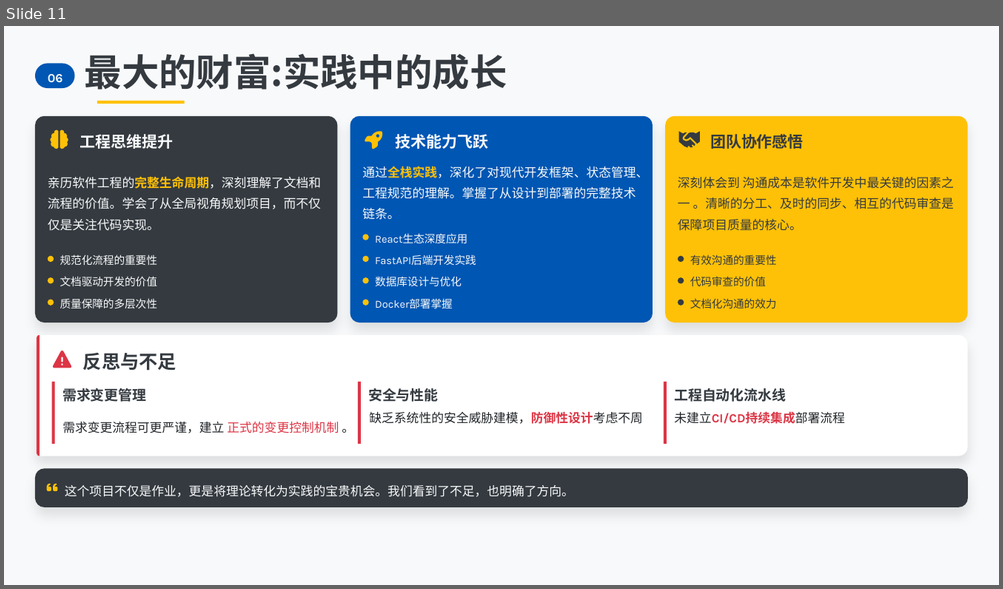
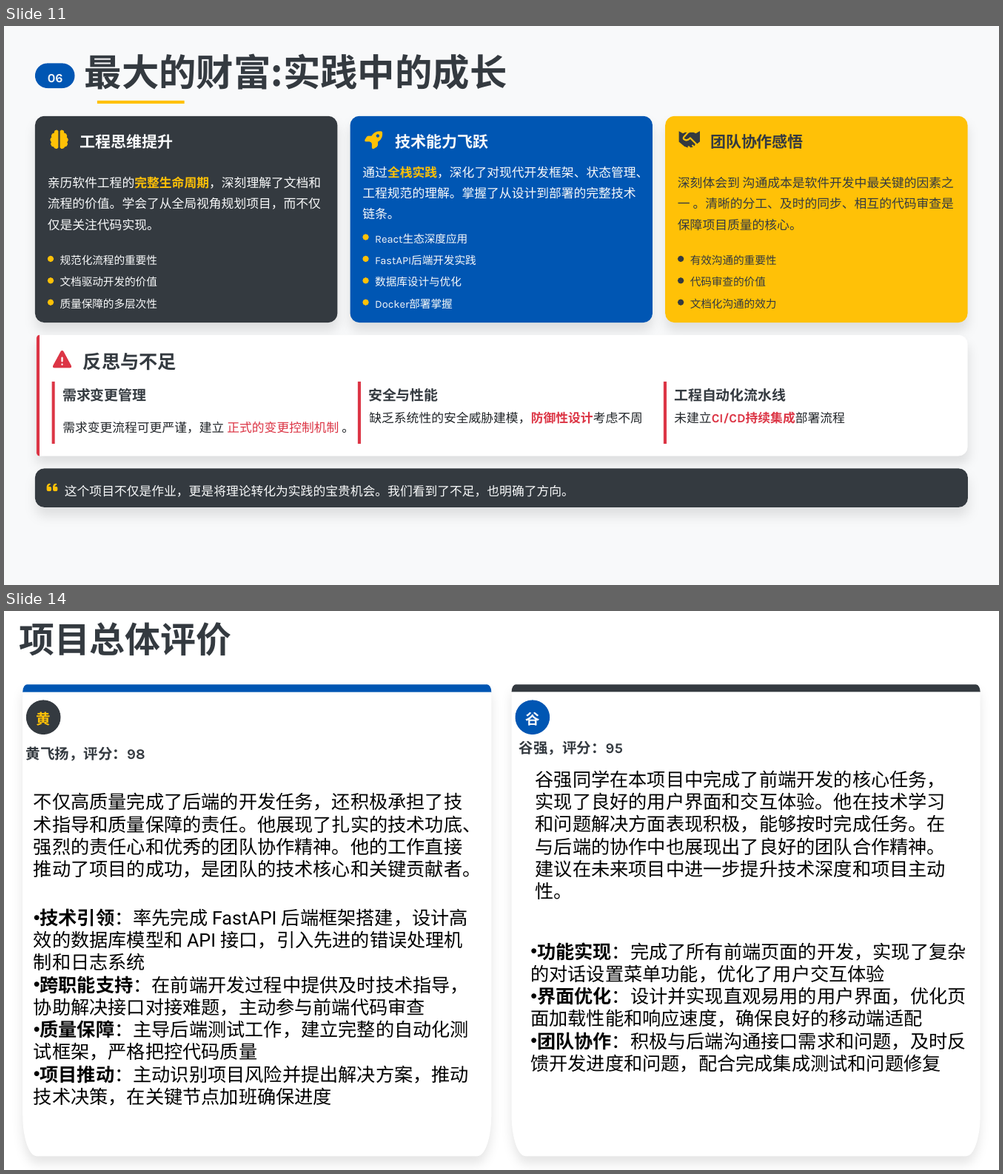
Before and after one commit to HuangFeiYangM/AI-APIChatTool-Web-Docker, a slide deck: 项目文档/演示ppt/G10 项目总结PPT.pptx. Shown one above the other, each under a label of ours: slide 11 before the commit, slides 11 and 14 after it; the slides between them are not shown. The pictures are 1003x589 and 1003x1174 pixels, drawn with LibreOffice and Linux fonts; fonts in the diff are those of the drawing; background and template pictures are left out. Boxes give left, top, right and bottom in pixels: in the first picture for what was removed or moved away, otherwise in the second. Text is boxed around its words. In the diff, an @@ line names an element or a change of style, - is before the commit and + after.

```diff
--- a/项目文档/演示ppt/G10 项目总结PPT.pptx
+++ b/项目文档/演示ppt/G10 项目总结PPT.pptx
@@ slide 14 added at (x1=4, y1=611, x2=999, y2=1170), background picture (left out) @@
@@ text added at (x1=19, y1=622, x2=231, y2=656), 34.2 pt, text #343A40, bold @@
+项目总体评价
@@ freeform shape added at (x1=22, y1=685, x2=491, y2=1157), fill #FFFFFF @@
@@ freeform shape added at (x1=22, y1=685, x2=491, y2=692), fill #0056B3 @@
@@ freeform shape added at (x1=512, y1=685, x2=980, y2=1157), fill #FFFFFF @@
@@ freeform shape added at (x1=512, y1=685, x2=980, y2=692), fill #343A40 @@
@@ freeform shape added at (x1=26, y1=700, x2=61, y2=734), fill #343A40 @@
@@ text added at (x1=36, y1=712, x2=50, y2=726), 13.9 pt, text #FFC107, bold @@
+黄
@@ freeform shape added at (x1=515, y1=700, x2=549, y2=734), fill #0056B3 @@
@@ text added at (x1=525, y1=712, x2=539, y2=726), 13.9 pt, text #F8F9FA, bold @@
+谷
@@ text added at (x1=519, y1=741, x2=623, y2=755), 13.9 pt, text #343A40, bold @@
+谷强，评分：95
@@ text added at (x1=26, y1=746, x2=145, y2=761), 13.9 pt, text #343A40, bold @@
+黄飞扬，评分：98
@@ text added at (x1=535, y1=770, x2=945, y2=900), 18 pt, text #000000 @@
+谷强同学在本项目中完成了前端开发的核心任务，实现了良好的用户界面和交互体验。他在技术学习和问题解决方面表现积极，能够按时完成任务。在与后端的协作中也展现出了良好的团队合作精神。建议在未来项目中进一步提升技术深度和项目主动性。
@@ text added at (x1=34, y1=792, x2=481, y2=878), 18 pt, text #000000 @@
+不仅高质量完成了后端的开发任务，还积极承担了技术指导和质量保障的责任。他展现了扎实的技术功底、强烈的责任心和优秀的团队协作精神。他的工作直接推动了项目的成功，是团队的技术核心和关键贡献者。
@@ text added at (x1=34, y1=908, x2=469, y2=1106), 18 pt, text #000000 @@
+• 技术引领：率先完成 FastAPI 后端框架搭建，设计高效的数据库模型和 API 接口，引入先进的错误处理机制和日志系统
+• 跨职能支持：在前端开发过程中提供及时技术指导，协助解决接口对接难题，主动参与前端代码审查
+• 质量保障：主导后端测试工作，建立完整的自动化测试框架，严格把控代码质量
+• 项目推动：主动识别项目风险并提出解决方案，推动技术决策，在关键节点加班确保进度
@@ text added at (x1=530, y1=943, x2=966, y2=1073), 18 pt, text #000000 @@
+• 功能实现：完成了所有前端页面的开发，实现了复杂的对话设置菜单功能，优化了用户交互体验
+• 界面优化：设计并实现直观易用的用户界面，优化页面加载性能和响应速度，确保良好的移动端适配
+• 团队协作：积极与后端沟通接口需求和问题，及时反馈开发进度和问题，配合完成集成测试和问题修复
```
Also in this commit, not shown: 5 slides changed, 9 other files.
